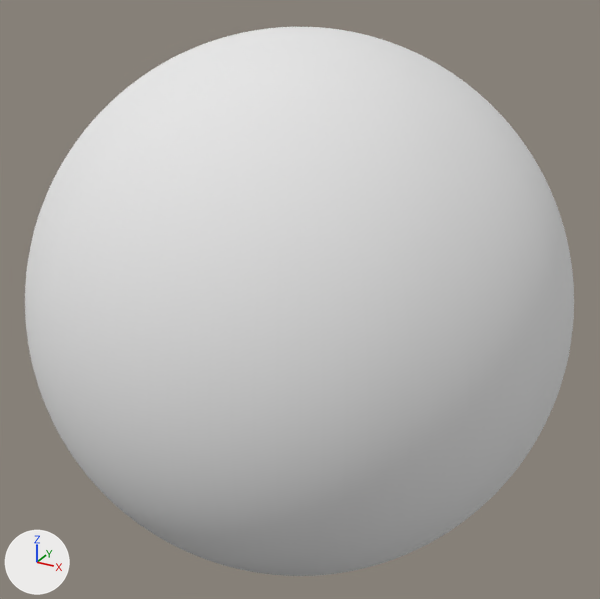
An edit to the OBJ model Labs/Utility/Models/Sphere.obj, drawn before and after from the same camera.
Camera for both pictures: a 50 mm camera at (1.41, -2.561, 1.288) aimed at (0.0, 0.003, 0.006). Lighting does not change. The marker at lower left points along +X, +Y and +Z. Where no turn or scale is listed for an object, it has been applied to the vertices.
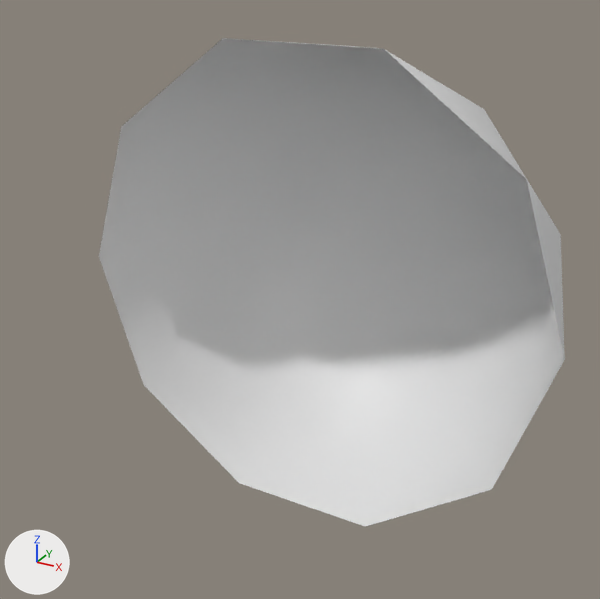
Changed parts and their boxes [x1, y1, x2, y2] in the pictures (600 x 599 px):
'Sphere', reshaped (15% narrower, 11% shorter): before [25, 27, 574, 576]; after [99, 38, 565, 526]
part 1 of me_sphere, cut back: before [25, 27, 574, 576]; after [99, 38, 565, 526]

The change in detail:
me_sphere is used by ob_sphere; location (0.0, 0.0, 0.0).
me_sphere had 10102 vertices, 10200 faces and spanned x -1.0..1.0, y -1.0..1.0, z -1.0..1.0.
me_sphere no longer uses material mat_none (white #e7e7e7).
me_sphere now has 26 vertices, 40 faces and spans x -1.0..1.0, y 0.0..1.0, z -0.95..0.95.
me_sphere part 1: 10096 vertices removed from x -1.0..1.0, y -1.0..1.0, z -1.0..1.0; 20 vertices added at x -0.85..0.85, y 0.0..0.85, z -0.95..0.95.
me_sphere part 2: the surface is now shaded smooth.
